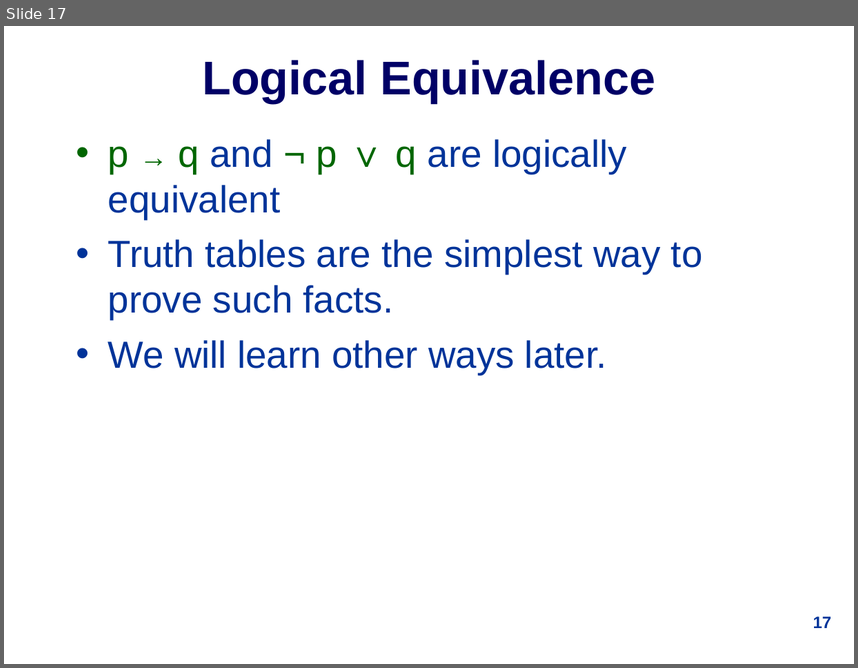
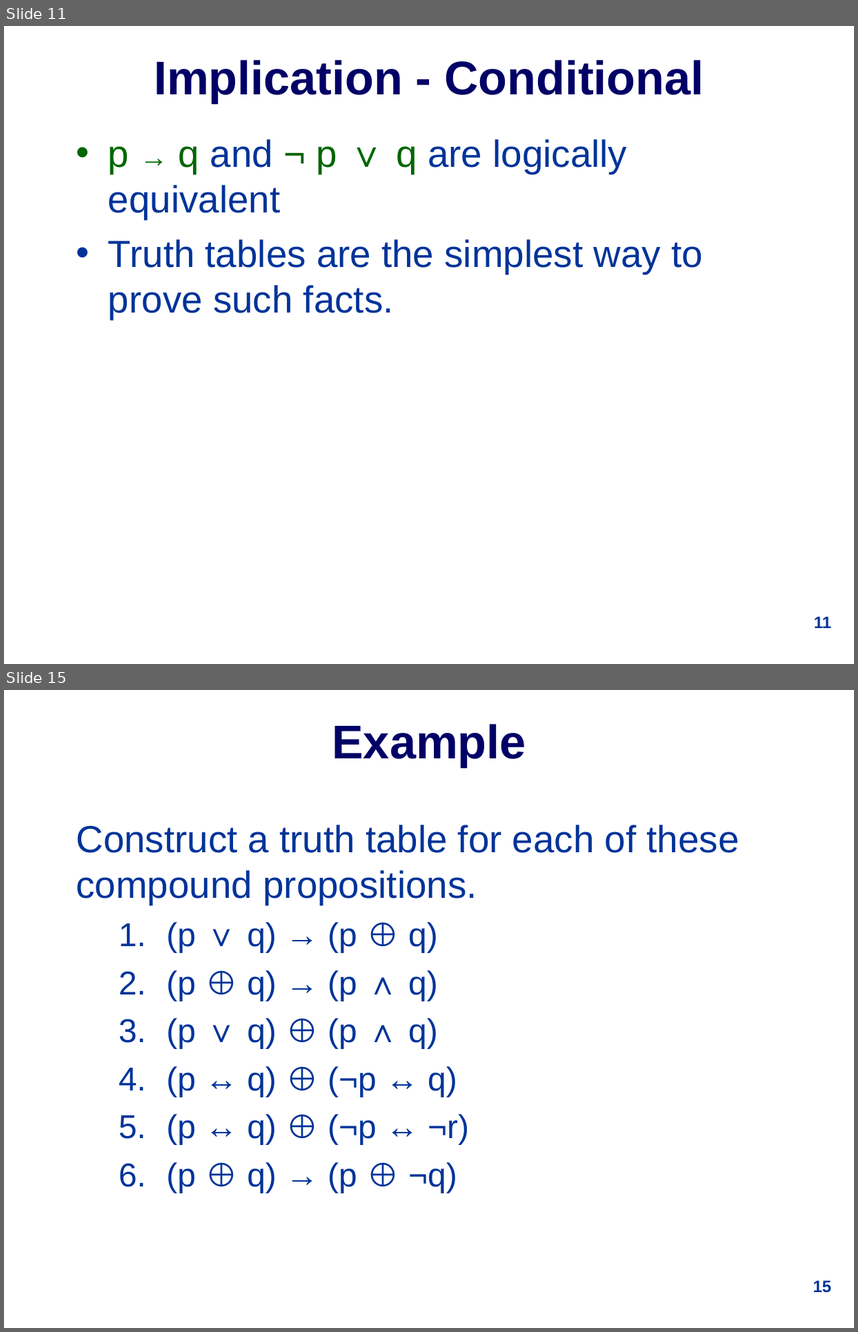
Before and after one commit to udohsolomon/lecture_slide_programming, a slide deck: week_1/1019Lec1.ppt. Shown one above the other, each under a label of ours: slide 17 before the commit, slides 11 and 15 after it; the slides between them are not shown. The pictures are 858x668 and 858x1332 pixels, drawn with LibreOffice and Linux fonts; fonts in the diff are those of the drawing. Boxes give left, top, right and bottom in pixels: in the first picture for what was removed or moved away, otherwise in the second. Text is boxed around its words. In the diff, an @@ line names an element or a change of style, - is before the commit and + after.

```diff
--- a/week_1/1019Lec1.ppt
+++ b/week_1/1019Lec1.ppt
@@ slide 15 added at [4,690,854,1328], background #FFFFFF @@
@@ title added at [332,724,526,767], 40 pt, text #000066, bold @@
+Example
@@ text added at [76,825,740,1192], 28 pt, text #003399 @@
+Construct a truth table for each of these compound propositions.
+  1. (p ∨ q) → (p ⊕ q)
+  2. (p ⊕ q) → (p ∧ q)
+  3. (p ∨ q) ⊕ (p ∧ q)
+  4. (p ↔ q) ⊕ (¬p ↔ q)
+  5. (p ↔ q) ⊕ (¬p ↔ ¬r)
+  6. (p ⊕ q) → (p ⊕ ¬q)
@@ page number added at [813,1280,832,1292], 14 pt, text #003399, bold @@
+15
@@ what was slide 17 is now slide 11 @@
@@ slide 11 changed as well @@
@@ title at [154,60,704,103]: text changed @@
-Logical Equivalence
+Implication - Conditional
@@ text at [108,340,607,374]: paragraph removed @@
-• We will learn other ways later.
@@ page number at [814,616,831,628]: text changed @@
-17
+11
```
Also in this commit, not shown: 8 other slides changed, 9 other slides added, 12 slides removed.
